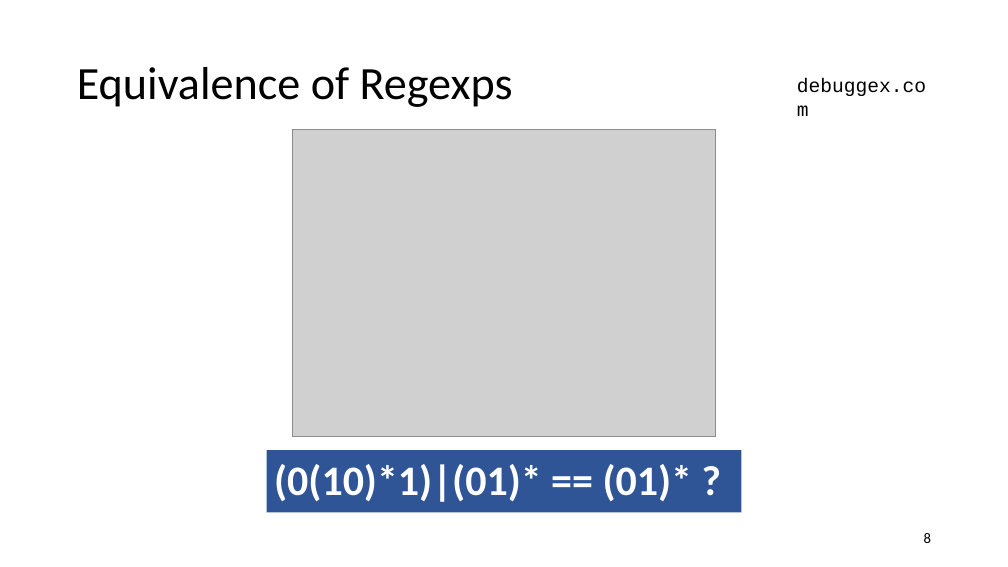
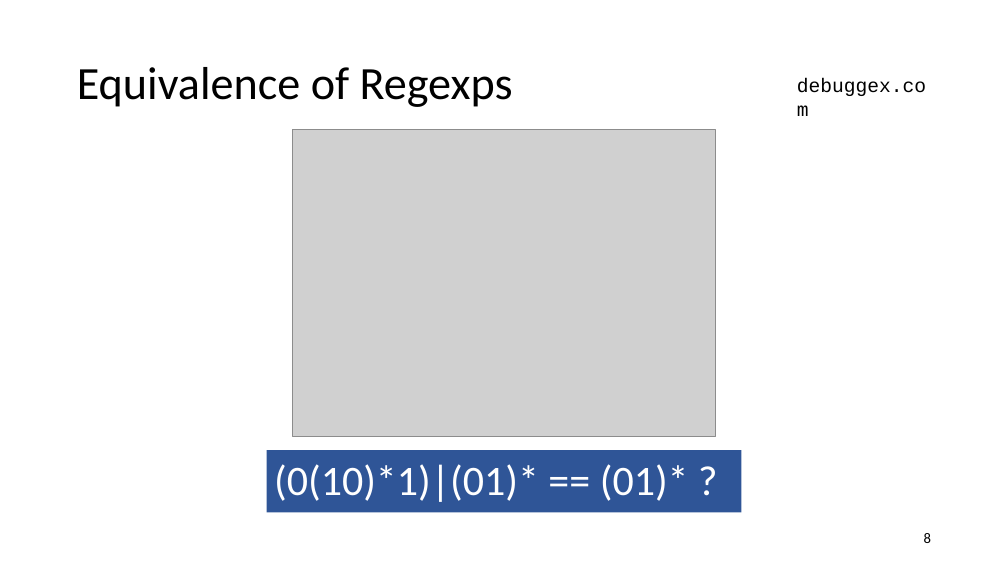
Before and after one commit to anoopsarkar/compilers-class, a slide deck: slide 8 of assets/ppt/lex/lex3-regexps-are-trees.pptx. Drawn at 1008x567 pixels with LibreOffice and Linux fonts; fonts in the diff are those of the drawing; grey boxes stand for pictures. Boxes give left, top, right and bottom in pixels: in the first picture for what was removed or moved away, otherwise in the second. Text is boxed around its words. In the diff, an @@ line names an element or a change of style, - is before the commit and + after.

```diff
--- a/assets/ppt/lex/lex3-regexps-are-trees.pptx
+++ b/assets/ppt/lex/lex3-regexps-are-trees.pptx
@@ rectangle "(0(10)*1)|(01)* == (01)* ?" at box(266, 451, 741, 513): bold off @@
```
Also in this commit, not shown: 4 other slides changed, 5 other files.
